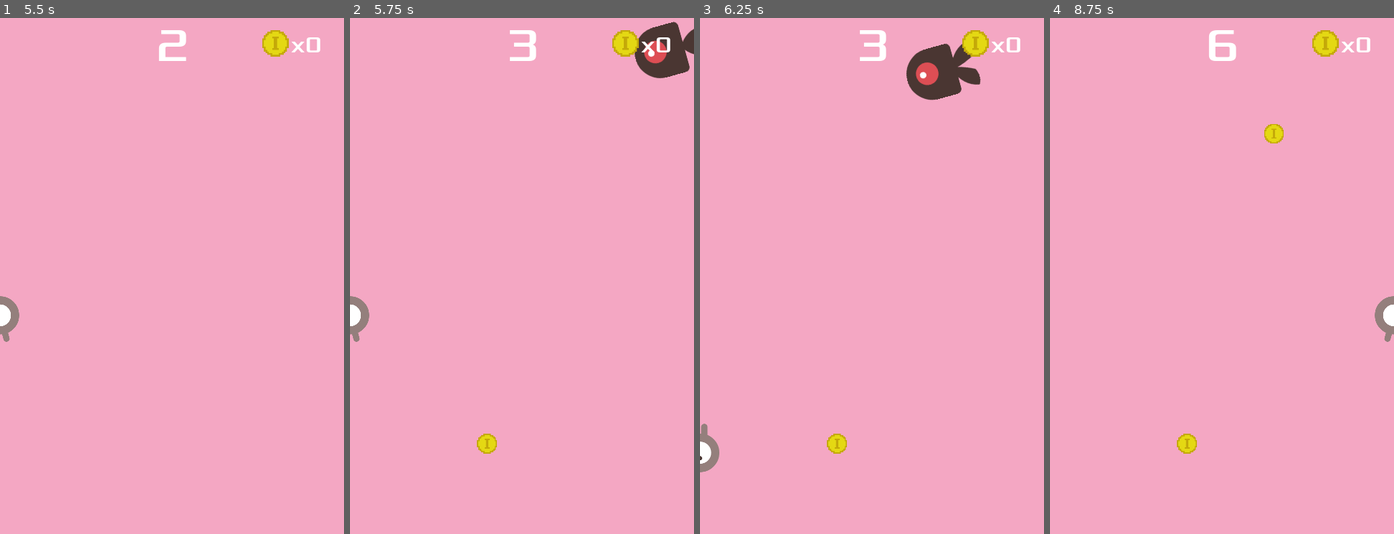
Above: before the commit, frames 1-4 (left to right).
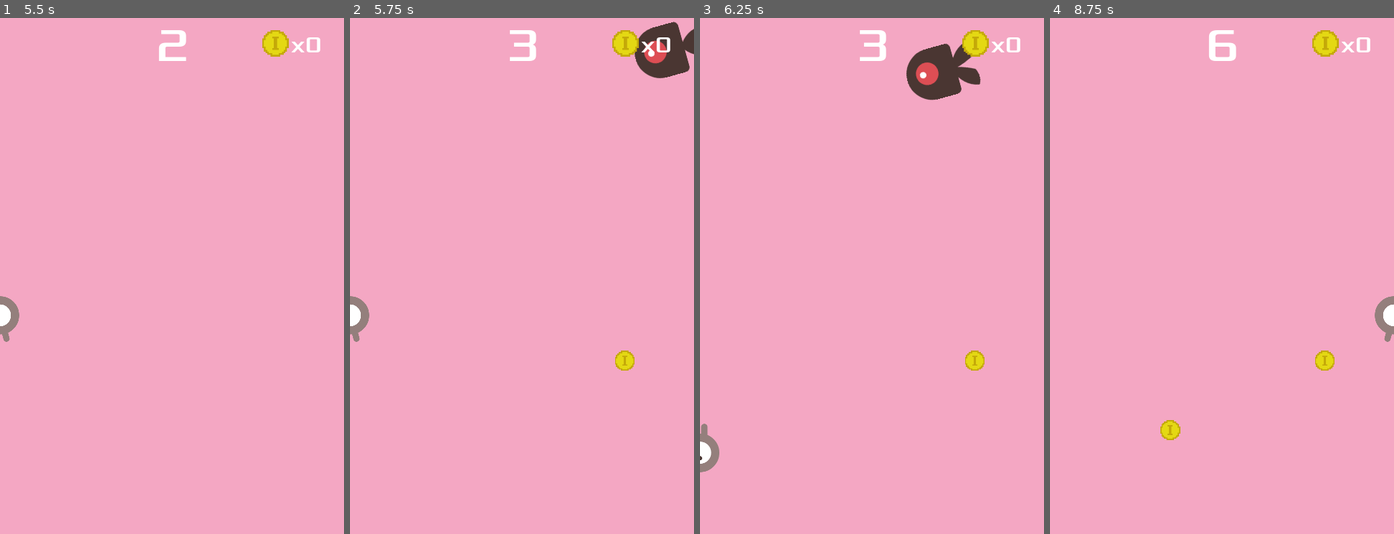
Above: after the commit, the same moments.

Repository: nastiatatl/dodgethecreeps
Game: Godot game, scene res://scenes/Main.tscn
The game is run twice, just before and just after one commit, with the same random seed, the same clock (stepped at 60 frames per second) and the same inputs.
Inputs:
- Up to frame 1 (5.5 s): click "Start" at 0.5 s; tap Enter (start_game) at 1.25, 1.35, 2.1, 2.85, 3.5, 3.6, 4.35, 5.1 s; hold Right (move_right) 1.28-2.03 s; hold Down (move_down) 2.03-2.78 s; hold Right (move_right) 2.78-3.53 s; hold Up (move_up) 3.53-4.28 s; hold Left (move_left) from 4.28 s (still down)
- Up to frame 2 (5.75 s): keep holding Left (move_left)
- Up to frame 3 (6.25 s): release Left (move_left) at 5.78 s; hold Down (move_down) from 5.78 s (still down); tap Enter (start_game) at 5.85 s
- Up to frame 4 (8.75 s): release Down (move_down) at 6.53 s; hold Right (move_right) 6.53-7.28 s; tap Enter (start_game) at 6.6, 7.35, 8.1 s; hold Up (move_up) 7.28-8.03 s; hold Right (move_right) from 8.03 s (still down)

Frame 1 is identical in both runs. In frame 2, 0.4% of the frame differs, in the area x 36-83%, y 64-85%; in frame 3, 0.4%; in frame 4, 0.7%, in the area x 32-83%, y 20-85%.

Commit message:
add 10% chance of big coin worth 5 coins that disappears after 5 s

Diff:
--- a/scenes/Coin.tscn
+++ b/scenes/Coin.tscn
@@ -22,4 +22,9 @@
 scale = Vector2(-2.75361, -2.93461)
 shape = SubResource("CircleShape2D_xmgwn")
 
+[node name="BigCoinTimer" type="Timer" parent="."]
+wait_time = 5.0
+one_shot = true
+
 [connection signal="screen_exited" from="VisibleOnScreenNotifier2D" to="." method="_on_visible_on_screen_notifier_2d_screen_exited"]
+[connection signal="timeout" from="BigCoinTimer" to="." method="_on_big_coin_timer_timeout"]
--- a/scripts/coin.gd
+++ b/scripts/coin.gd
@@ -1,8 +1,12 @@
 extends Area2D
 
+@export var big_coin: bool = false
+@onready var big_coin_timer = $BigCoinTimer
 
 func _ready() -> void:
-	pass # Replace with function body.
+	if big_coin:
+		$Sprite2D.texture = preload("res://assets/images/bigCoin.png")
+		big_coin_timer.start()
 
 # Called every frame. 'delta' is the elapsed time since the previous frame.
 func _process(delta: float) -> void:
@@ -10,3 +14,8 @@
 
 func _on_visible_on_screen_notifier_2d_screen_exited() -> void:
 	queue_free()
+
+
+func _on_big_coin_timer_timeout() -> void:
+	if big_coin:
+		queue_free()
--- a/scripts/main.gd
+++ b/scripts/main.gd
@@ -26,9 +26,12 @@
 
 	$HUD.show_game_over()
 
-func coin_collected() -> void:
+func coin_collected(big_coin: bool) -> void:
 	$CoinSound.play()
-	num_coins += 1
+	if big_coin:
+		num_coins += 5
+	else:
+		num_coins += 1
 	$HUD.update_num_coins(num_coins)
 
 func new_game():
@@ -74,6 +77,10 @@
 func _on_coin_timer_timeout() -> void:
 	var coin = coin_scene.instantiate()
 
+	# 10% chance to spawn a big coin
+	if randf() <= 0.1:
+		coin.big_coin = true
+
 	var screen_size = get_viewport().get_visible_rect().size
 	var buffer = 50  # Distance from the edges
 
--- a/scripts/player.gd
+++ b/scripts/player.gd
@@ -1,6 +1,6 @@
 extends Area2D
 signal hit
-signal coin_collected
+signal coin_collected(big_coin: bool)
 
 @export var speed = 400
 var screen_size
@@ -46,7 +46,7 @@
 	$CollisionShape2D.set_deferred("disabled", true)
 
 func _on_area_entered(area: Area2D) -> void:
-	coin_collected.emit()
+	coin_collected.emit(area.big_coin)
 	area.queue_free()
 
 func start(pos):
Binary file added: assets/images/bigCoin.png
Not shown, changed: README.md
